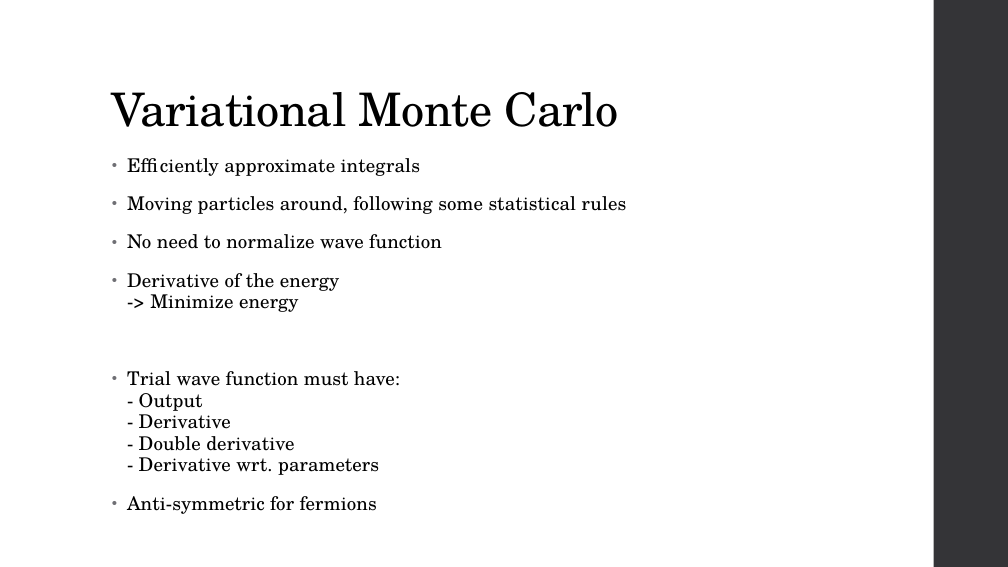
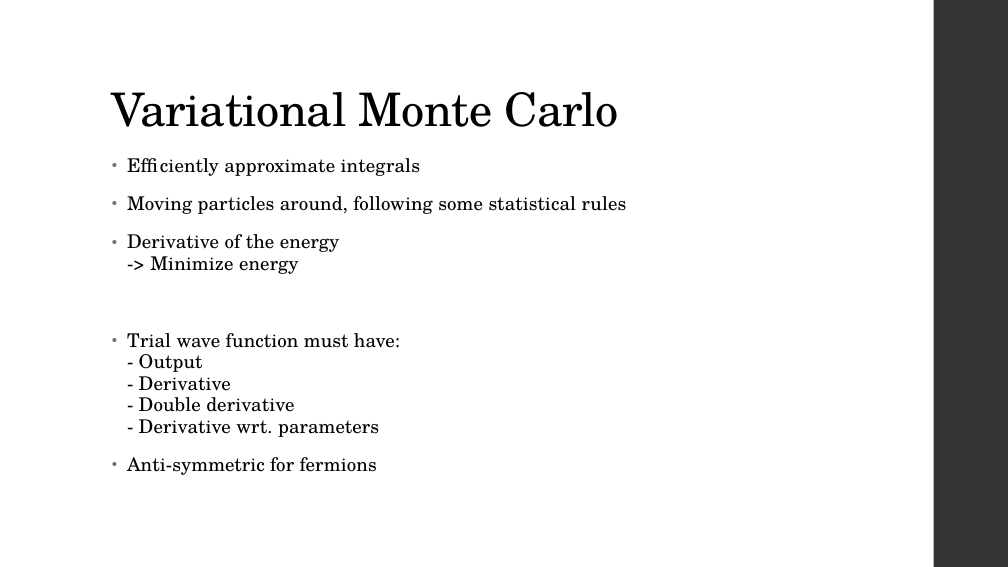
Before and after one commit to KarlHenrik/ComputationalPhysicsMaster, a slide deck: slide 8 of Thesis/Thesis Presentation.pptx. Drawn at 1008x567 pixels with LibreOffice and Linux fonts; fonts in the diff are those of the drawing. Boxes give left, top, right and bottom in pixels: in the first picture for what was removed or moved away, otherwise in the second. Text is boxed around its words. In the diff, an @@ line names an element or a change of style, - is before the commit and + after.

```diff
--- a/Thesis/Thesis Presentation.pptx
+++ b/Thesis/Thesis Presentation.pptx
@@ text at (127,234,442,249): paragraph removed @@
-• No need to normalize wave function
```
Also in this commit, not shown: 9 other slides changed, 1 slide added.
